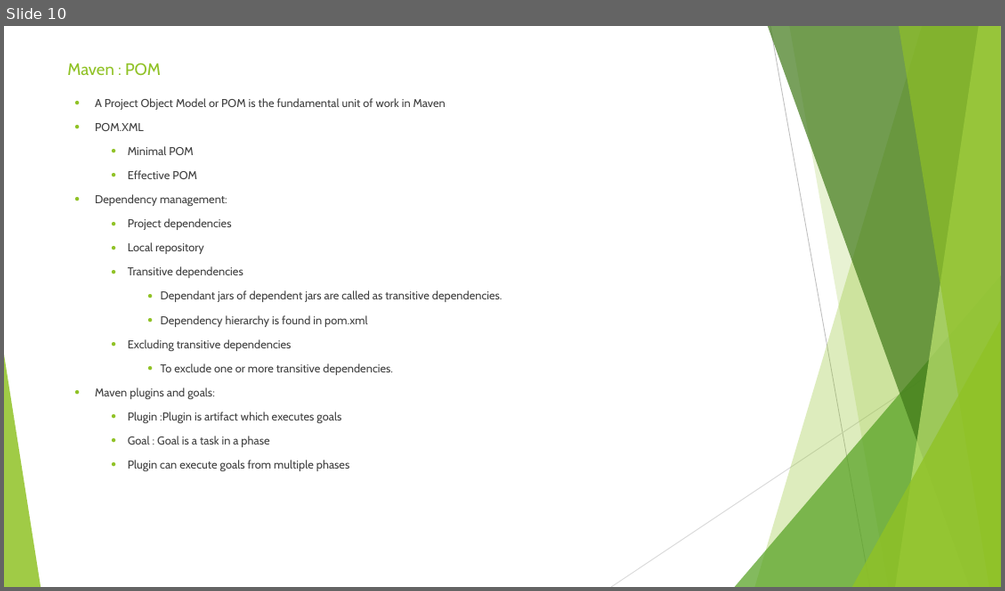
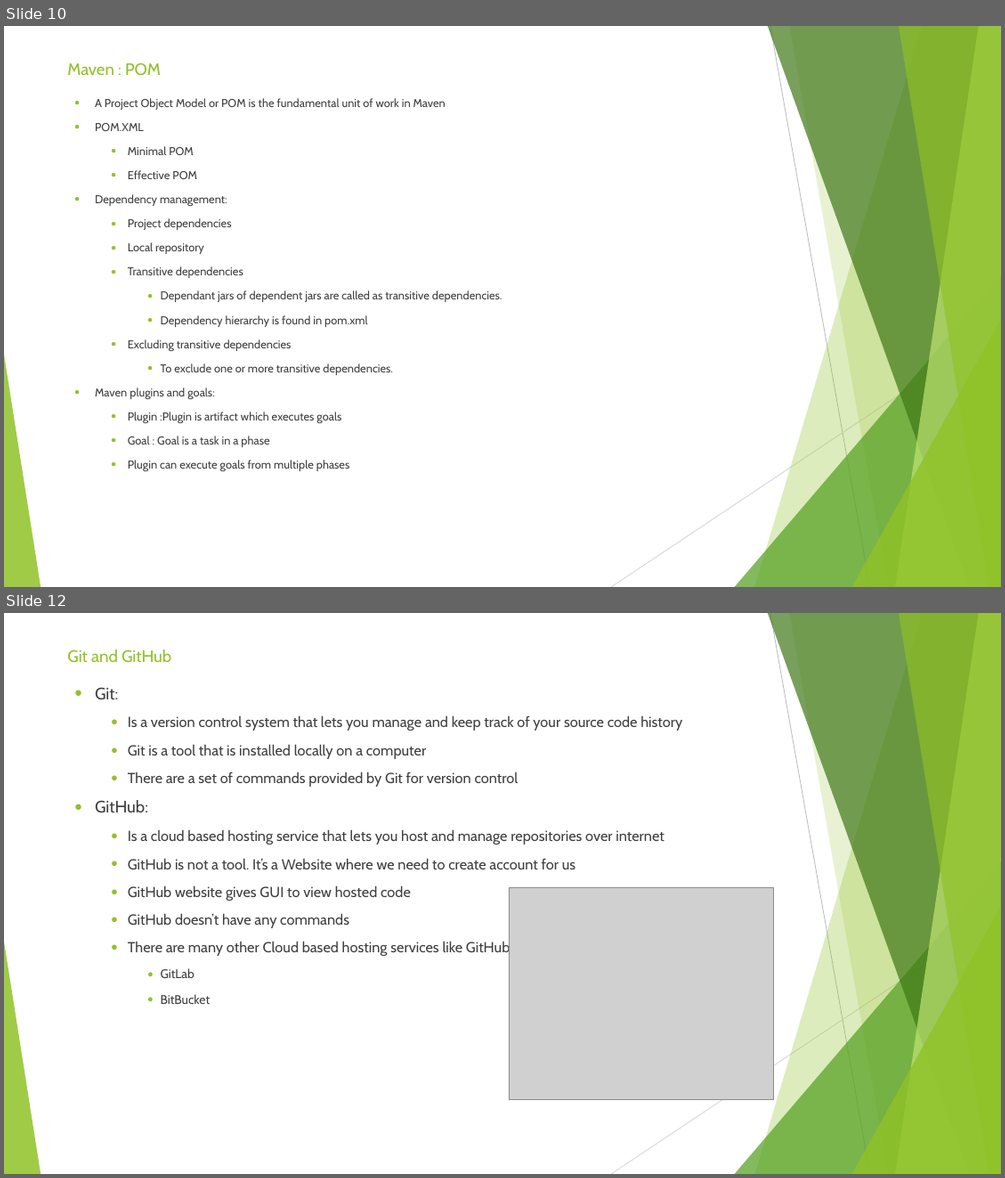
Before and after one commit to sidissir/mk-automation-framework-training, a slide deck: MavenPPT.pptx. Shown one above the other, each under a label of ours: slide 10 before the commit, slides 10 and 12 after it; the slides between them are not shown. The pictures are 1005x591 and 1005x1178 pixels, drawn with LibreOffice and Linux fonts; fonts in the diff are those of the drawing; grey boxes stand for pictures. Boxes give left, top, right and bottom in pixels: in the first picture for what was removed or moved away, otherwise in the second. Text is boxed around its words. In the diff, an @@ line names an element or a change of style, - is before the commit and + after.

```diff
--- a/MavenPPT.pptx
+++ b/MavenPPT.pptx
@@ slide 12 added at (x1=4, y1=613, x2=1001, y2=1174), background #FFFFFF; not listed: 10 template elements that a slide beside it also shows @@
@@ title added at (x1=67, y1=649, x2=171, y2=663), 16 pt, text #90C226 @@
+Git and GitHub
@@ text added at (x1=95, y1=687, x2=682, y2=1004), 14 pt, text #3F3F3F @@
+● Git:
+  ● Is a version control system that lets you manage and keep track of your source code history
+  ● Git is a tool that is installed locally on a computer
+  ● There are a set of commands provided by Git for version control
+● GitHub:
+  ● Is a cloud based hosting service that lets you host and manage repositories over internet
+  ● GitHub is not a tool. It’s a Website where we need to create account for us
+  ● GitHub website gives GUI to view hosted code
+  ● GitHub doesn’t have any commands
+  ● There are many other Cloud based hosting services like GitHub:
+    ● GitLab
+    ● BitBucket
@@ picture added at (x1=509, y1=887, x2=774, y2=1100) @@
```
Also in this commit, not shown: 11 other slides added, 1 other file.
